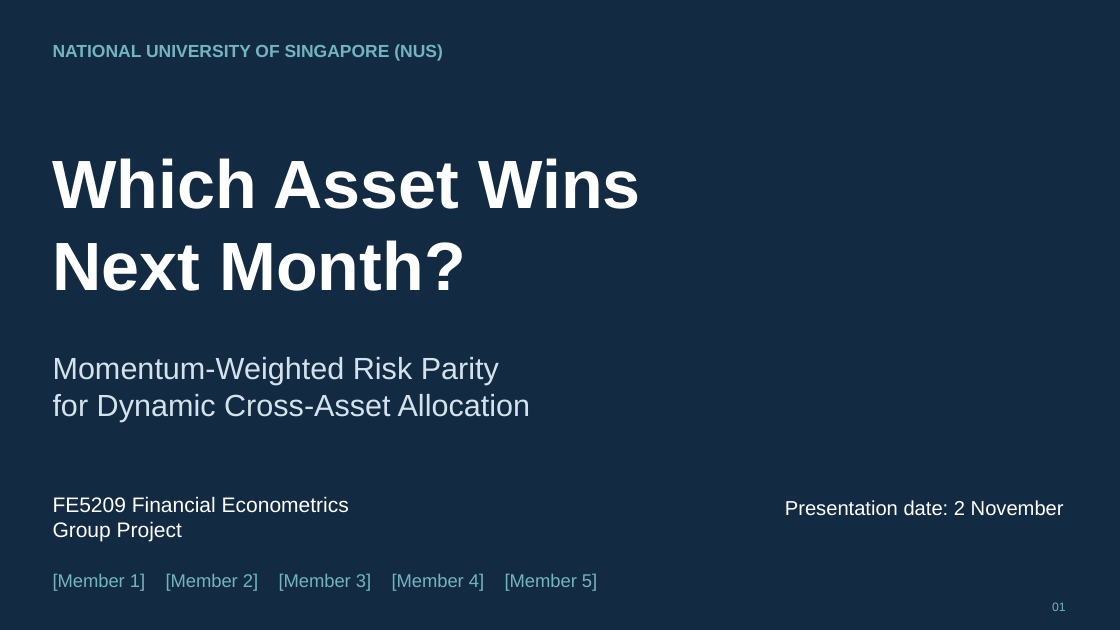
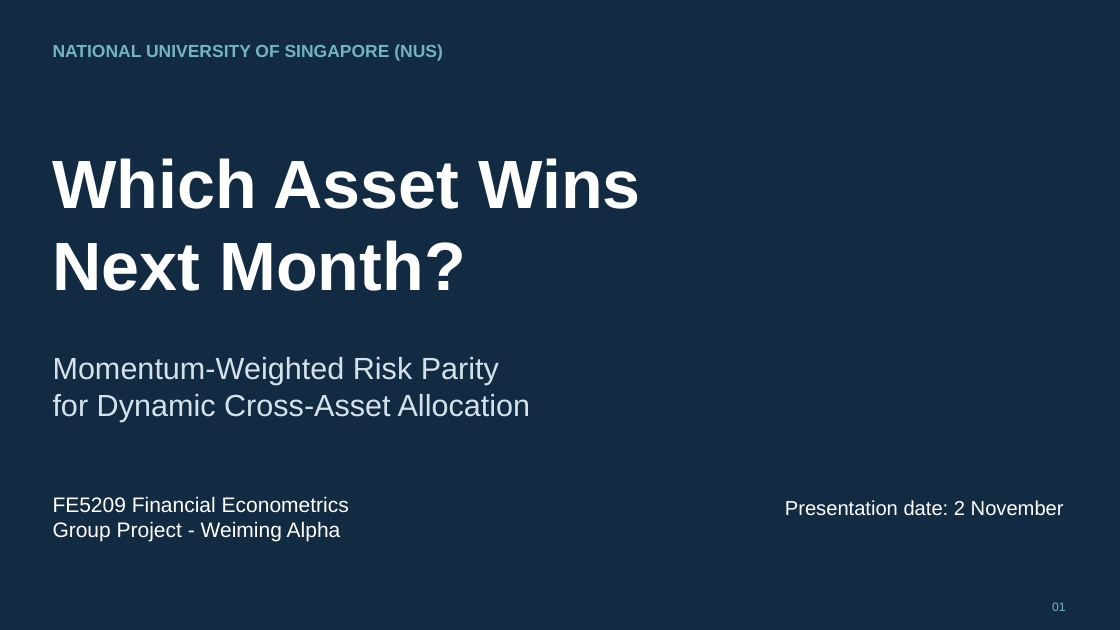
Before and after one commit to str311/FE5209-Weiming-Group, a slide deck: slide 1 of presentation/MWRP_Final_Presentation.pptx. Drawn at 1120x630 pixels with LibreOffice and Linux fonts; fonts in the diff are those of the drawing. Boxes give left, top, right and bottom in pixels: in the first picture for what was removed or moved away, otherwise in the second. Text is boxed around its words. In the diff, an @@ line names an element or a change of style, - is before the commit and + after.

```diff
--- a/presentation/MWRP_Final_Presentation.pptx
+++ b/presentation/MWRP_Final_Presentation.pptx
@@ text at (x1=53, y1=521, x2=341, y2=542): text changed @@
-Group Project
+Group Project - Weiming Alpha
@@ text removed at (x1=53, y1=573, x2=597, y2=591) @@
-[Member 1] [Member 2] [Member 3] [Member 4] [Member 5]
```
Also in this commit, not shown: 6 other slides changed, 2 other files.
